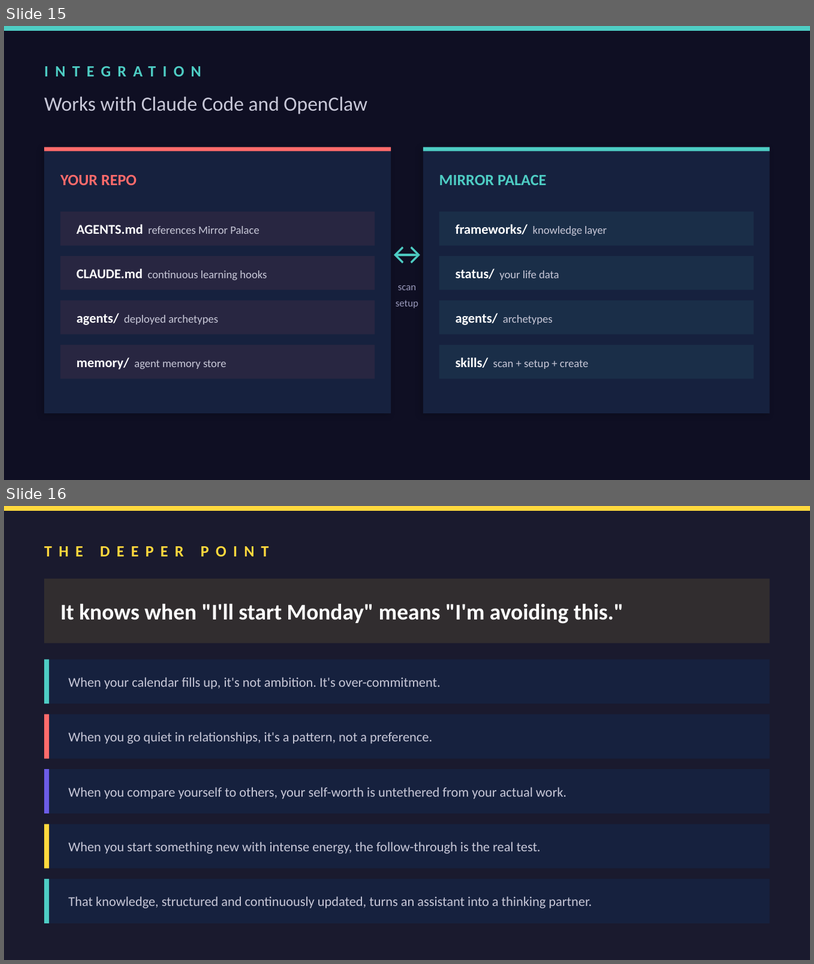
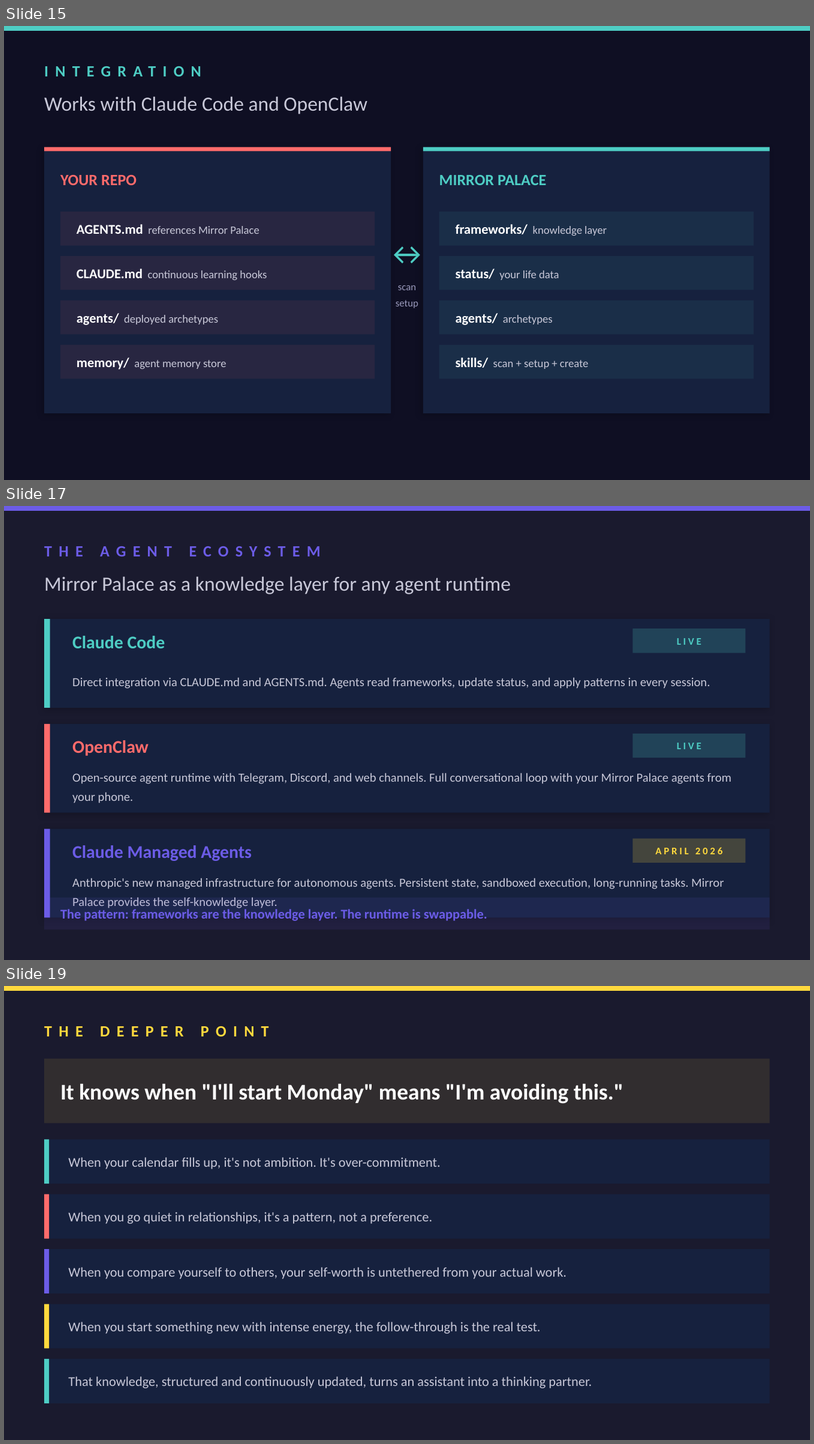
Before and after one commit to TaylorONeal/mirror-palace, a slide deck: mirror-palace-keynote.pptx. Shown one above the other, each under a label of ours: slides 15 and 16 before the commit, slides 15, 17 and 19 after it; the slides between them are not shown. The pictures are 814x964 and 814x1444 pixels, drawn with LibreOffice and Linux fonts; fonts in the diff are those of the drawing. Boxes give left, top, right and bottom in pixels: in the first picture for what was removed or moved away, otherwise in the second. Text is boxed around its words. In the diff, an @@ line names an element or a change of style, - is before the commit and + after.

```diff
--- a/mirror-palace-keynote.pptx
+++ b/mirror-palace-keynote.pptx
@@ slide 17 added at <box>4,506,810,960</box>, background #1A1A2E @@
@@ rectangle added at <box>4,506,810,511</box>, fill #6C5CE7 @@
@@ text added at <box>44,530,770,571</box>, 14 pt, text #6C5CE7, bold @@
+THE AGENT ECOSYSTEM
@@ text added at <box>44,576,511,594</box>, 18 pt, text #C8C8D8 @@
+Mirror Palace as a knowledge layer for any agent runtime
@@ rectangle added at <box>44,619,770,708</box>, fill #16213E @@
@@ rectangle added at <box>44,619,50,708</box>, fill #4ECDC4 @@
@@ rectangle added at <box>633,628,746,653</box>, fill #4ECDC4 at 20% opacity @@
@@ text added at <box>72,636,165,648</box>, 16 pt, text #4ECDC4, bold @@
+Claude Code
@@ text added at <box>677,638,702,645</box>, 9 pt, text #4ECDC4, bold @@
+LIVE
@@ text added at <box>72,677,711,688</box>, 11 pt, text #C8C8D8 @@
+Direct integration via CLAUDE.md and AGENTS.md. Agents read frameworks, update status, and apply patterns in every session.
@@ rectangle added at <box>44,724,770,813</box>, fill #16213E @@
@@ rectangle added at <box>44,724,50,813</box>, fill #FF6B6B @@
@@ rectangle added at <box>633,733,746,757</box>, fill #4ECDC4 at 20% opacity @@
@@ text added at <box>72,740,149,756</box>, 16 pt, text #FF6B6B, bold @@
+OpenClaw
@@ text added at <box>677,742,702,749</box>, 9 pt, text #4ECDC4, bold @@
+LIVE
@@ text added at <box>72,772,732,803</box>, 11 pt, text #C8C8D8 @@
+Open-source agent runtime with Telegram, Discord, and web channels. Full conversational loop with your Mirror Palace agents from your phone.
@@ rectangle added at <box>44,829,770,917</box>, fill #16213E @@
@@ rectangle added at <box>44,829,50,917</box>, fill #6C5CE7 @@
@@ text added at <box>72,845,252,861</box>, 16 pt, text #6C5CE7, bold @@
+Claude Managed Agents
@@ rectangle added at <box>633,838,746,862</box>, fill #FFD93D at 20% opacity @@
@@ text added at <box>656,847,723,854</box>, 9 pt, text #FFD93D, bold @@
+APRIL 2026
@@ text added at <box>72,877,724,909</box>, 11 pt, text #C8C8D8 @@
+Anthropic's new managed infrastructure for autonomous agents. Persistent state, sandboxed execution, long-running tasks. Mirror Palace provides the self-knowledge layer.
@@ rectangle added at <box>44,897,770,930</box>, fill #6C5CE7 at 10% opacity @@
@@ text added at <box>60,907,488,921</box>, 12 pt, text #6C5CE7, bold @@
+The pattern: frameworks are the knowledge layer. The runtime is swappable.
@@ what was slide 16 is now slide 19 @@
```
Also in this commit, not shown: 2 other slides added, 1 other file.
